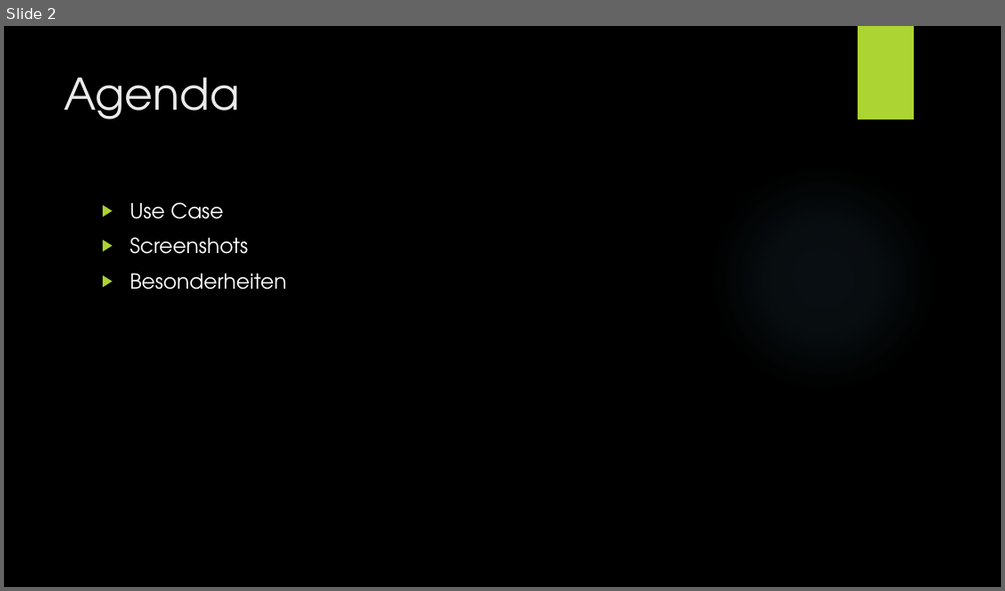
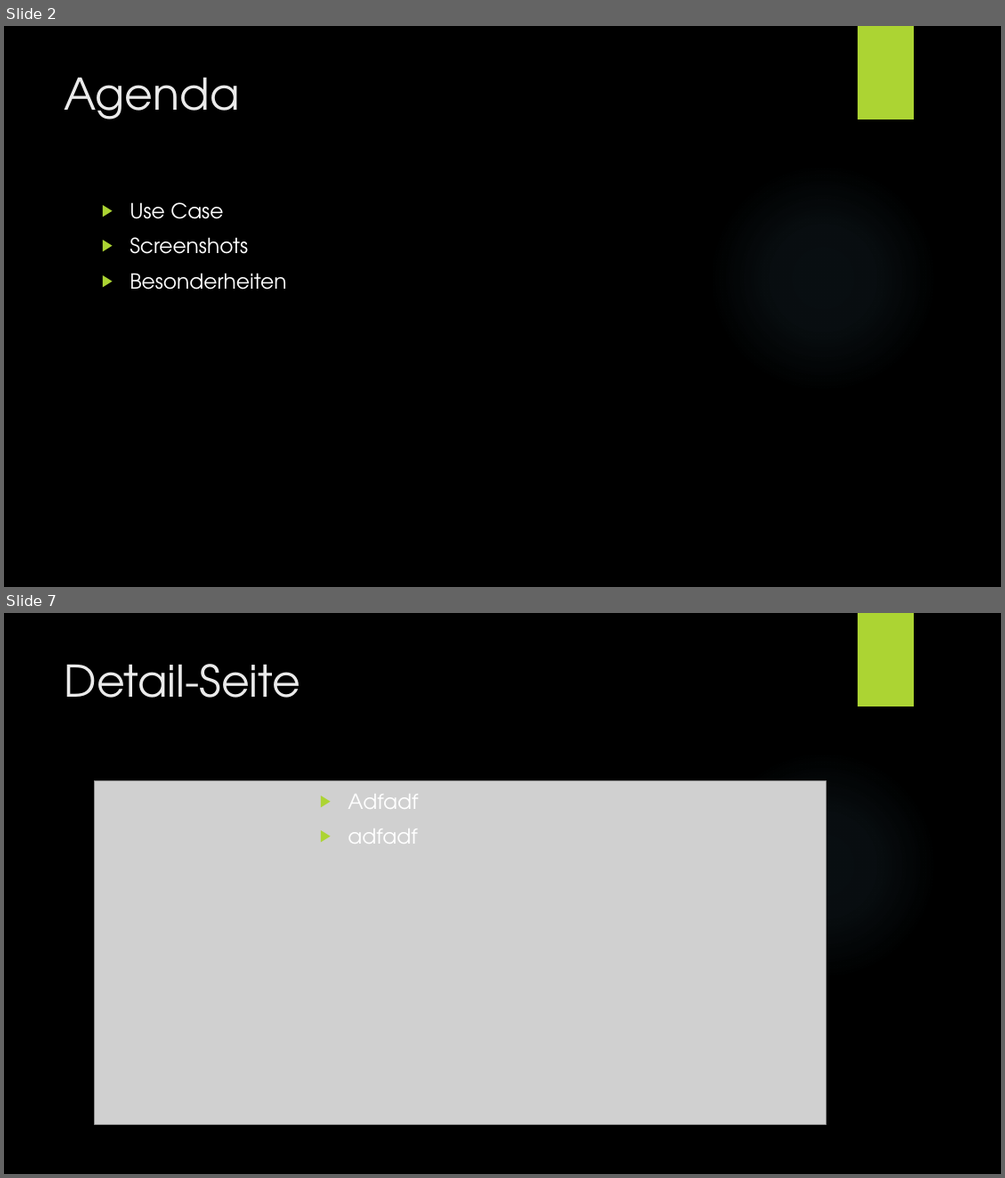
Before and after one commit to Wenja26/rezept, a slide deck: Rezptapp.pptx. Shown one above the other, each under a label of ours: slide 2 before the commit, slides 2 and 7 after it; the slides between them are not shown. The pictures are 1005x591 and 1005x1178 pixels, drawn with LibreOffice and Linux fonts; fonts in the diff are those of the drawing; grey boxes stand for pictures; background and template pictures are left out. Boxes give left, top, right and bottom in pixels: in the first picture for what was removed or moved away, otherwise in the second. Text is boxed around its words. In the diff, an @@ line names an element or a change of style, - is before the commit and + after.

```diff
--- a/Rezptapp.pptx
+++ b/Rezptapp.pptx
@@ slide 7 added at <box>4,613,1001,1174</box>, background picture (left out); not listed: 2 template elements that a slide beside it also shows @@
@@ title added at <box>65,664,300,698</box>, 42 pt, text #EBEBEB @@
+Detail-Seite
@@ picture added at <box>95,781,825,1125</box> @@
@@ text added at <box>348,794,418,844</box>, 20 pt, text #FFFFFF @@
+▶ Adfadf
+▶ adfadf
```
Also in this commit, not shown: 5 other slides added, 23 other files.
